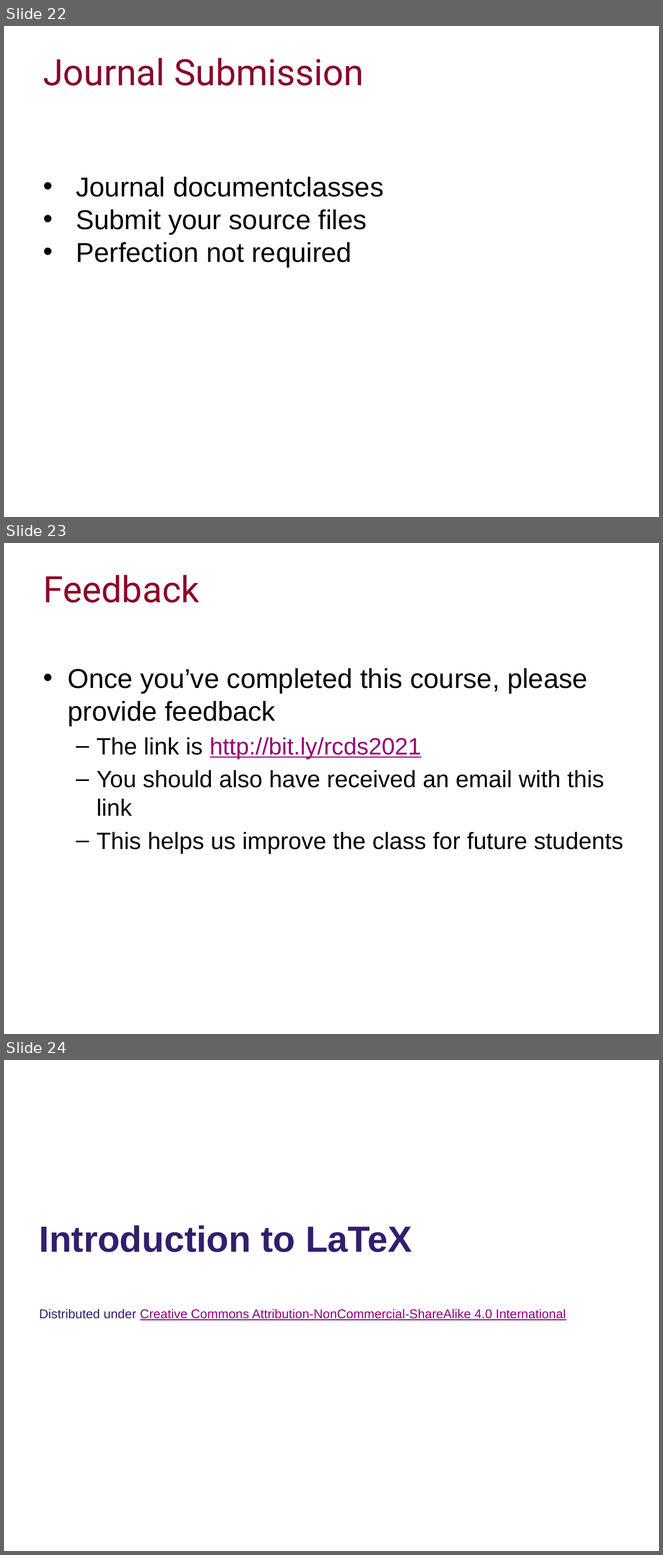
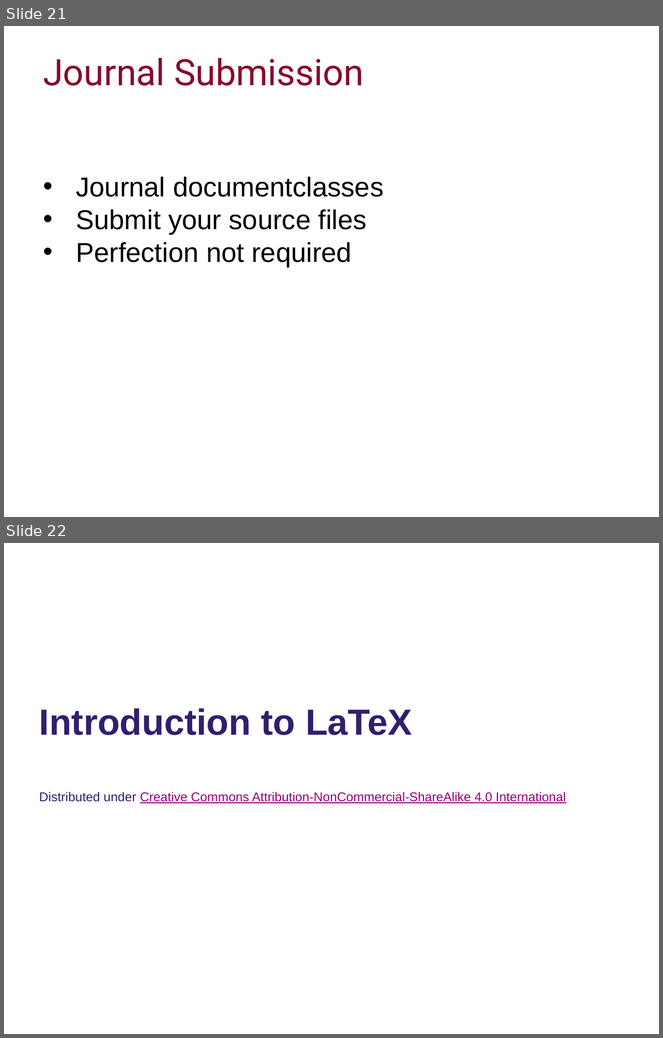
Before and after one commit to ImperialCollegeLondon/RCDS-introduction-to-latex, a slide deck: Intro to Latex Slides.pptx. Shown one above the other, each under a label of ours: slides 22, 23 and 24 before the commit, slides 21 and 22 after it. The pictures are 663x1555 and 663x1038 pixels, drawn with LibreOffice and Linux fonts; fonts in the diff are those of the drawing; background and template pictures are left out. Boxes give left, top, right and bottom in pixels: in the first picture for what was removed or moved away, otherwise in the second. Text is boxed around its words. In the diff, an @@ line names an element or a change of style, - is before the commit and + after.

```diff
--- a/Intro to Latex Slides.pptx
+++ b/Intro to Latex Slides.pptx
@@ slide 23 removed at (4,543,659,1034), background #FFFFFF @@
@@ title removed at (43,575,200,603) @@
-Feedback
@@ text removed at (68,668,623,854) @@
-• Once you’ve completed this course, please provide feedback
-  – The link is http://bit.ly/rcds2021
-  – You should also have received an email with this link
-  – This helps us improve the class for future students
@@ what was slide 22 is now slide 21 @@
@@ what was slide 24 is now slide 22 @@
```
Also in this commit, not shown: 2 slides changed, 1 other slide removed, 1 other file.
